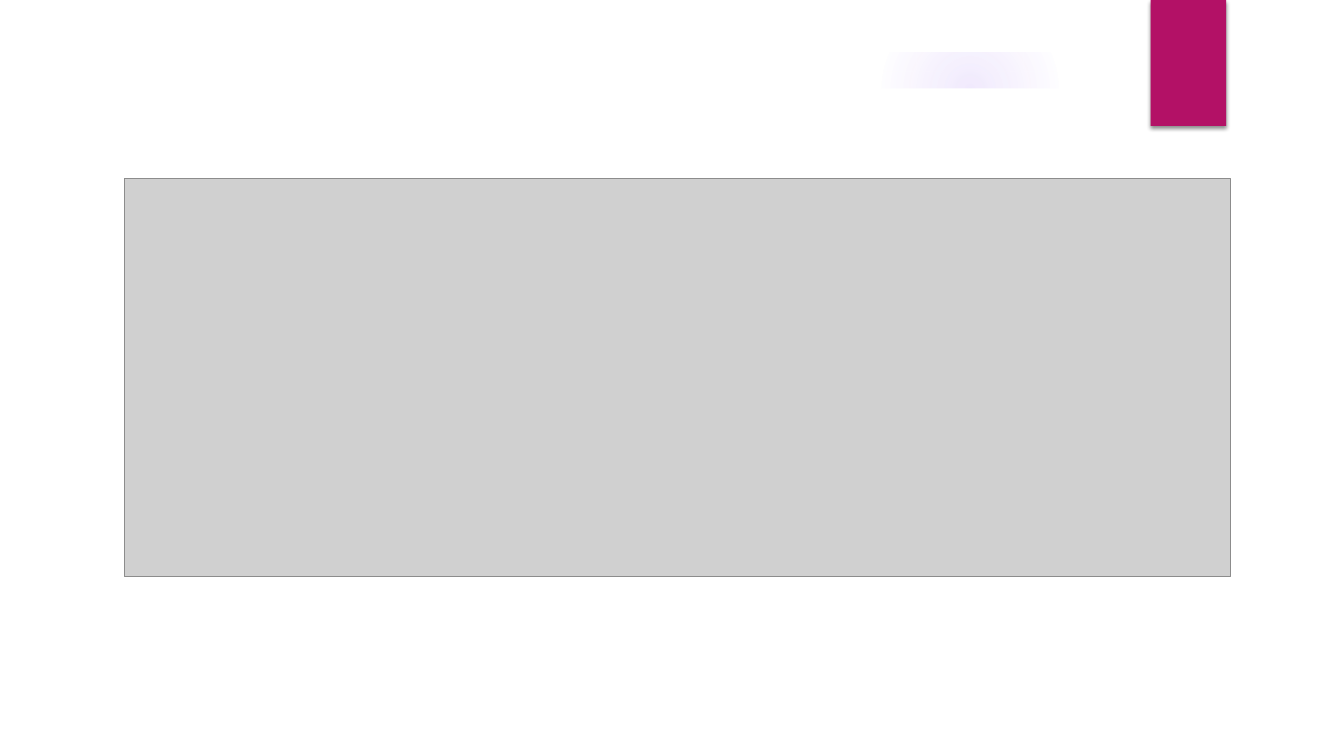
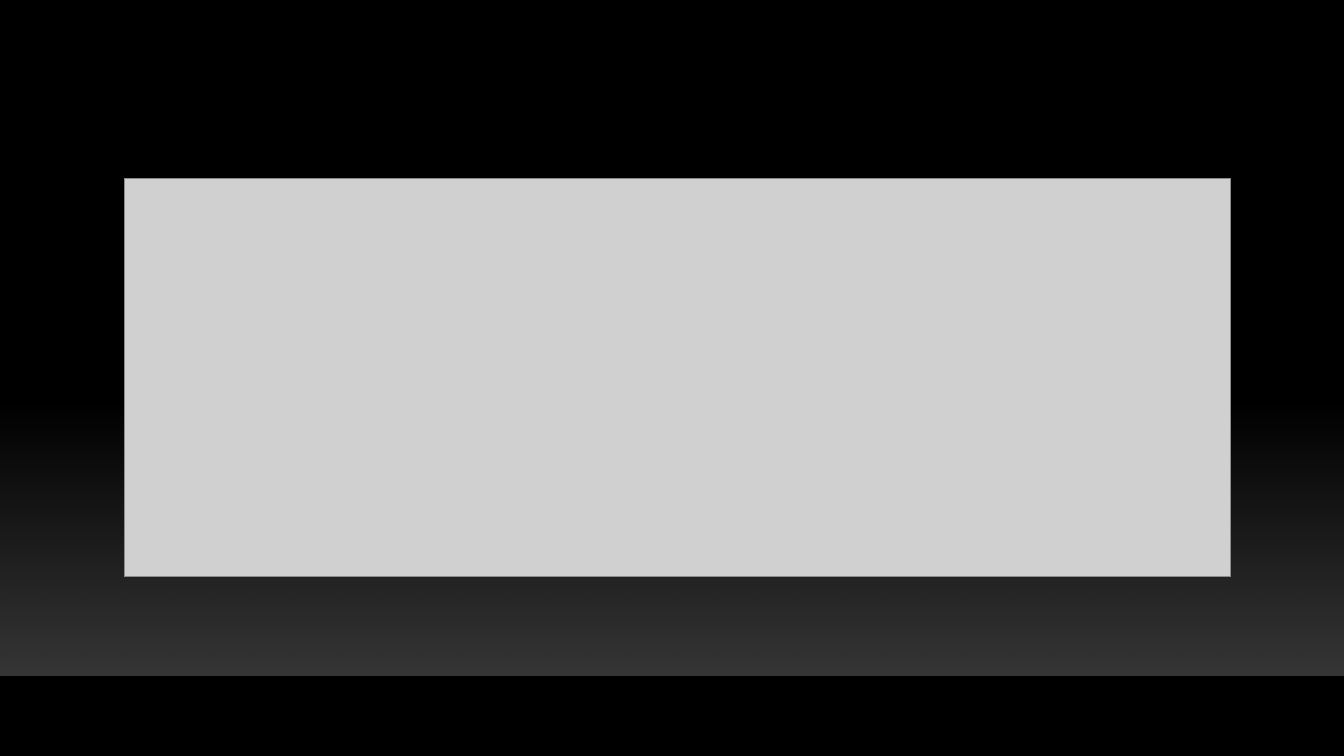
Before and after one commit to OG-netizen/Project-3-4, a slide deck: slide 4 of Sprint Planning/Scrum meeting 2.pptx. Drawn at 1344x756 pixels with LibreOffice and Linux fonts; fonts in the diff are those of the drawing; grey boxes stand for pictures; background and template pictures are left out. Boxes give left, top, right and bottom in pixels: in the first picture for what was removed or moved away, otherwise in the second. Text is boxed around its words. In the diff, an @@ line names an element or a change of style, - is before the commit and + after.

```diff
--- a/Sprint Planning/Scrum meeting 2.pptx
+++ b/Sprint Planning/Scrum meeting 2.pptx
@@ background picture (left out) to #000000 @@
@@ group removed at <box>0,0,1344,756</box>: 4 ellipses, 3 freeform shapes @@
@@ rectangle removed at <box>1150,0,1226,126</box> @@
@@ rectangle removed at <box>71,89,1284,667</box> @@
@@ rectangle added at <box>0,399,1344,676</box>, fill gradient #454545 @@
@@ line added from (0, 677) to (1344, 677), #000001 1 pt @@
```
Also in this commit, not shown: 6 other slides changed, 1 slide added.
